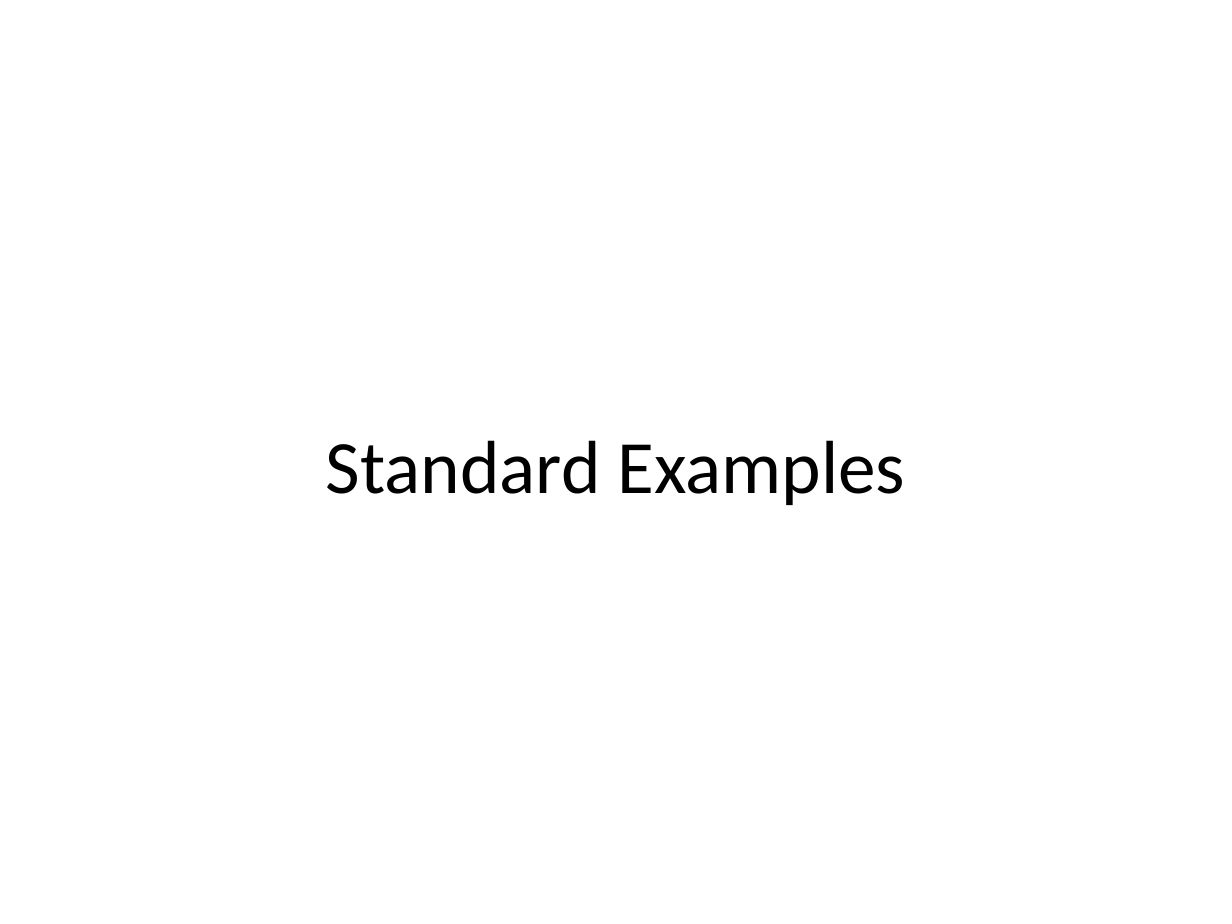
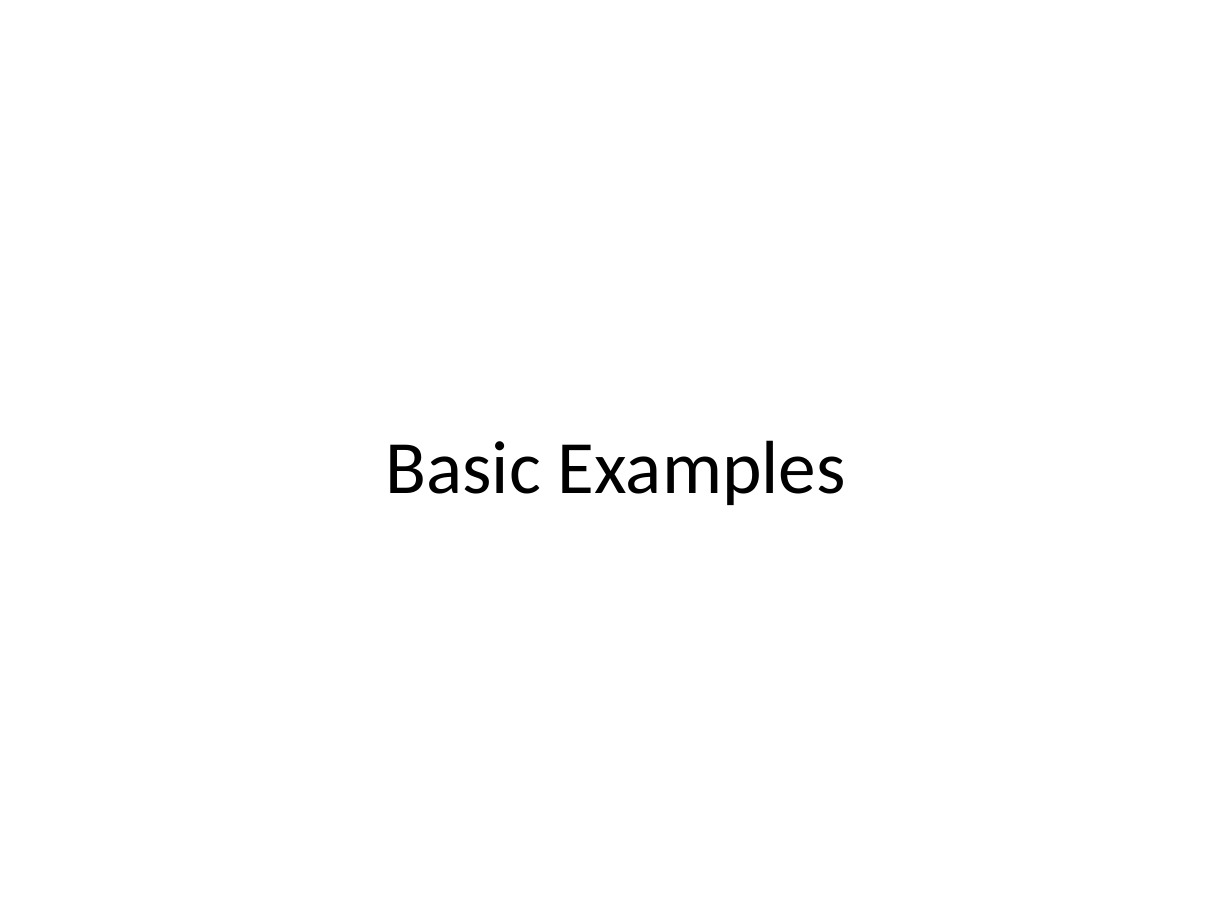
Before and after one commit to Jasonmk47/Graphics-Final, a slide deck: slide 2 of examples/demo.pptx. Drawn at 1232x924 pixels with LibreOffice and Linux fonts; fonts in the diff are those of the drawing. Boxes give left, top, right and bottom in pixels: in the first picture for what was removed or moved away, otherwise in the second. Text is boxed around its words. In the diff, an @@ line names an element or a change of style, - is before the commit and + after.

Commit message:
Updated slideshow titles.

```diff
--- a/examples/demo.pptx
+++ b/examples/demo.pptx
@@ title at <box>386,440,846,505</box>: text changed @@
-Standard Examples
+Basic Examples
```
Also in this commit, not shown: 2 other slides changed.
